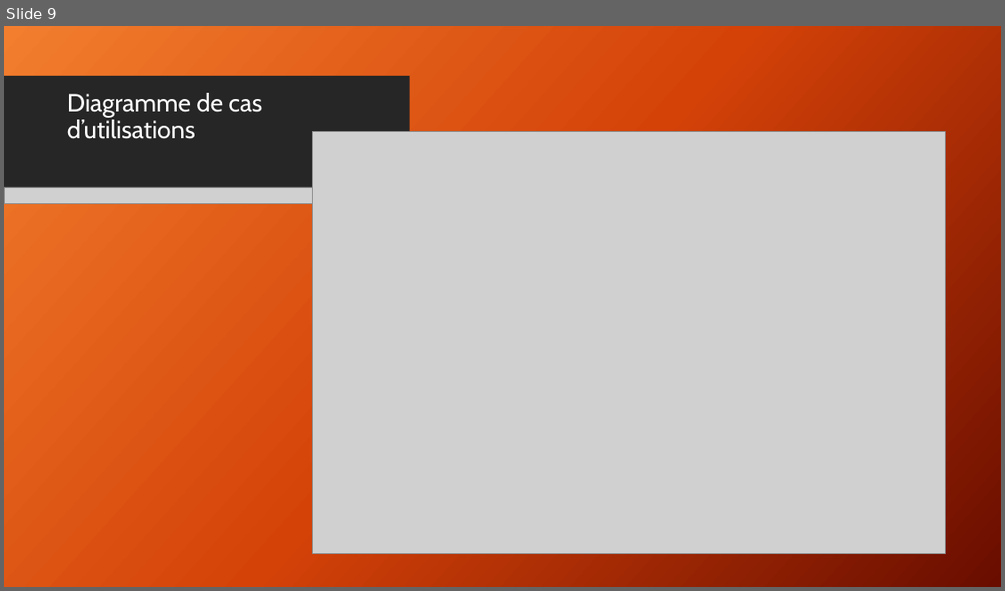
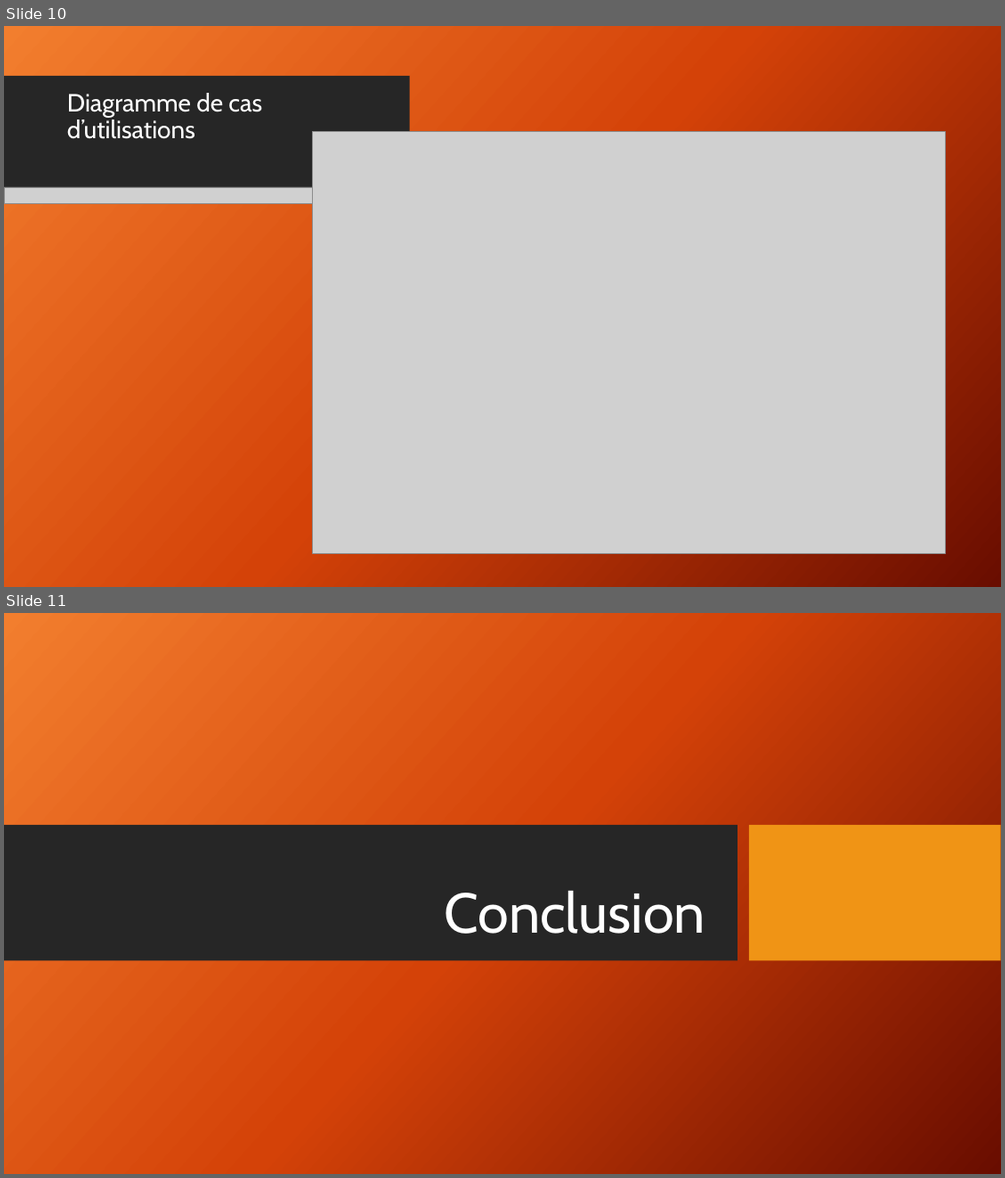
Before and after one commit to Chycrat/snir-co, a slide deck: LIVRABLE-1/Projet Madera.pptx. Shown one above the other, each under a label of ours: slide 9 before the commit, slides 10 and 11 after it. The pictures are 1005x591 and 1005x1178 pixels, drawn with LibreOffice and Linux fonts; fonts in the diff are those of the drawing; grey boxes stand for pictures; background and template pictures are left out. Boxes give left, top, right and bottom in pixels: in the first picture for what was removed or moved away, otherwise in the second. Text is boxed around its words. In the diff, an @@ line names an element or a change of style, - is before the commit and + after.

```diff
--- a/LIVRABLE-1/Projet Madera.pptx
+++ b/LIVRABLE-1/Projet Madera.pptx
@@ slide 11 added at [4, 613, 1001, 1174], background picture (left out) @@
@@ rectangle added at [4, 825, 737, 961], fill #262626 @@
@@ rectangle added at [749, 825, 1001, 961], fill #F09415 @@
@@ title added at [445, 890, 706, 933], 54 pt, text #FFFFFF @@
+Conclusion
@@ what was slide 9 is now slide 10 @@
```
Also in this commit, not shown: 4 slides changed, 1 other slide added.
